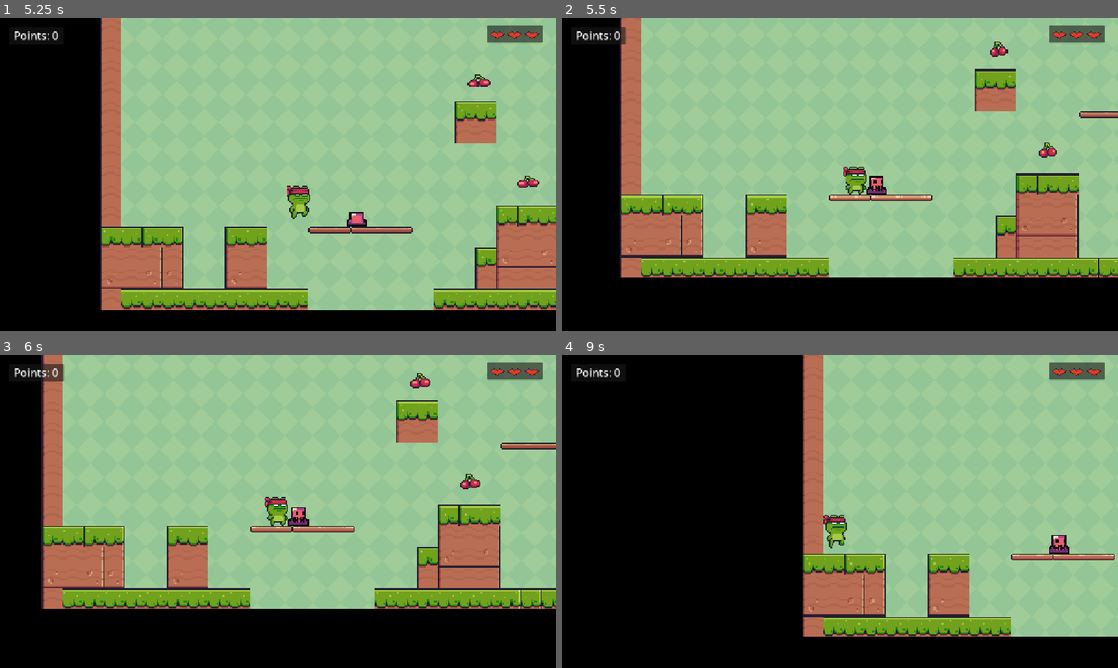
Above: before the commit, frames 1-4 (two rows, left to right).
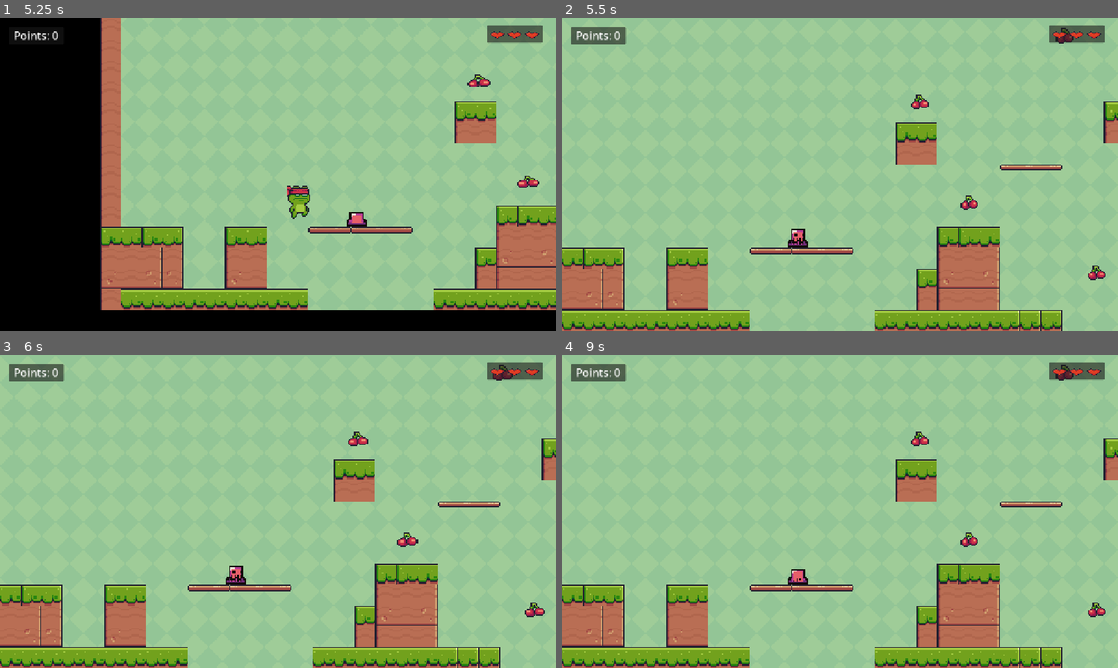
Above: after the commit, the same moments.

Repository: RaphelReji/LarpRun
Game: Godot game, scene res://Scenes/levels/level3.tscn
Two runs of this game, one before a commit and one after it. Both use one fixed random seed, a clock stepped at 60 frames per second and the inputs below. The project has no main scene, so this scene is started directly.
Inputs (mouse positions are in pixels of both pictures, inside the frame that each line leads up to):
- Up to frame 1 (5.25 s): tap Enter at 0.5 s; move the mouse to (250, 237) at 0.52 s; hold Right (right) 0.53-2.03 s; tap Up (jump) at 0.6, 0.77, 1.07, 1.52, 1.55, 1.82, 2.3, 2.85, 3.02, 3.32, 3.77, 3.8, 4.07, 4.52, 4.55, 4.82, 5.1 s; click (250, 237) at 0.67 s; move the mouse to (444, 221) at 1.27 s; tap Alt at 1.35, 3.6 s; move the mouse to (111, 127) at 2.02 s; hold Left (left) 2.03-4.28 s; tap Shift at 2.1, 4.35 s; move the mouse to (305, 174) at 2.77 s; click (305, 174) at 2.92 s; move the mouse to (194, 96) at 3.52 s; move the mouse to (400, 158) at 4.27 s; hold Right (right) from 4.28 s (still down); move the mouse to (166, 190) at 5.02 s; click (166, 190) at 5.17 s
- Up to frame 2 (5.5 s): keep holding Right (right)
- Up to frame 3 (6 s): keep holding Right (right); move the mouse to (333, 442) at 5.77 s; tap Alt at 5.85 s
- Up to frame 4 (9 s): tap Up (jump) at 6.02, 6.05, 6.32, 6.77, 6.8, 7.07, 7.35, 7.52, 7.82, 8.3 s; move the mouse to (812, 574) at 6.52 s; tap Shift at 6.6, 8.85 s; move the mouse to (1006, 558) at 7.27 s; click (1006, 558) at 7.42 s; move the mouse to (673, 464) at 8.02 s; release Right (right) at 8.03 s; hold Left (left) from 8.03 s (still down); tap Alt at 8.1 s; move the mouse to (867, 511) at 8.77 s

Frame 1 is identical in both runs. In frame 2, 46% of the frame differs, in the area x 0-100%, y 0-100%; in frame 3, 44%; in frame 4, 61%.

Commit message:
added script for the enemie

Diff:
--- /dev/null
+++ b/larp-run/Scenes/game_objects/enemy.gd
@@ -0,0 +1,23 @@
+extends RigidBody2D
+
+
+# Called when the node enters the scene tree for the first time.
+func _ready() -> void:
+	pass # Replace with function body.
+
+
+# Called every frame. 'delta' is the elapsed time since the previous frame.
+func _process(delta: float) -> void:
+	pass
+
+
+func _on_area_2d_body_entered(body: Node2D) -> void:
+	if(body.name == "CharacterBody2D"):
+		var y_delta = position.y - body.position.y
+		if (y_delta > 30):
+			print("enemy destroyed")
+			queue_free()
+			body.jump()
+		else:
+			print("health decreased")
+			body.queue_free()
--- a/larp-run/Scenes/game_objects/enemy.tscn
+++ b/larp-run/Scenes/game_objects/enemy.tscn
@@ -1,6 +1,7 @@
 [gd_scene format=3 uid="uid://bwgs1mtkg8q0o"]
 
 [ext_resource type="Texture2D" uid="uid://dydxnyii4pd5f" path="res://Assets/slime_purple.png" id="1_hghv2"]
+[ext_resource type="Script" uid="uid://dhrtmd4v8ln1f" path="res://Scenes/game_objects/enemy.gd" id="1_x3e2n"]
 
 [sub_resource type="AtlasTexture" id="AtlasTexture_1f0kj"]
 atlas = ExtResource("1_hghv2")
@@ -69,7 +70,11 @@
 [sub_resource type="RectangleShape2D" id="RectangleShape2D_1pfk3"]
 size = Vector2(48, 51)
 
+[sub_resource type="RectangleShape2D" id="RectangleShape2D_tkg2v"]
+size = Vector2(54, 54)
+
 [node name="Enemy" type="RigidBody2D" unique_id=385064553]
+script = ExtResource("1_x3e2n")
 
 [node name="AnimatedSprite2D" type="AnimatedSprite2D" parent="." unique_id=598567459]
 texture_filter = 1
@@ -82,3 +87,11 @@
 [node name="CollisionShape2D" type="CollisionShape2D" parent="." unique_id=1463360117]
 position = Vector2(0, 7.5)
 shape = SubResource("RectangleShape2D_1pfk3")
+
+[node name="Area2D" type="Area2D" parent="." unique_id=1826846318]
+
+[node name="CollisionShape2D" type="CollisionShape2D" parent="Area2D" unique_id=2137498708]
+position = Vector2(0, 6)
+shape = SubResource("RectangleShape2D_tkg2v")
+
+[connection signal="body_entered" from="Area2D" to="." method="_on_area_2d_body_entered"]
--- a/larp-run/Scenes/game_objects/main_character.gd
+++ b/larp-run/Scenes/game_objects/main_character.gd
@@ -5,6 +5,8 @@
 const JUMP_VELOCITY = -900.0
 @onready var sprite_2d = $Sprite2D
 
+func  jump():
+	velocity.y = JUMP_VELOCITY
 
 func _physics_process(delta: float) -> void:
 
Not shown, added: larp-run/Scenes/game_objects/enemy.gd.uid
